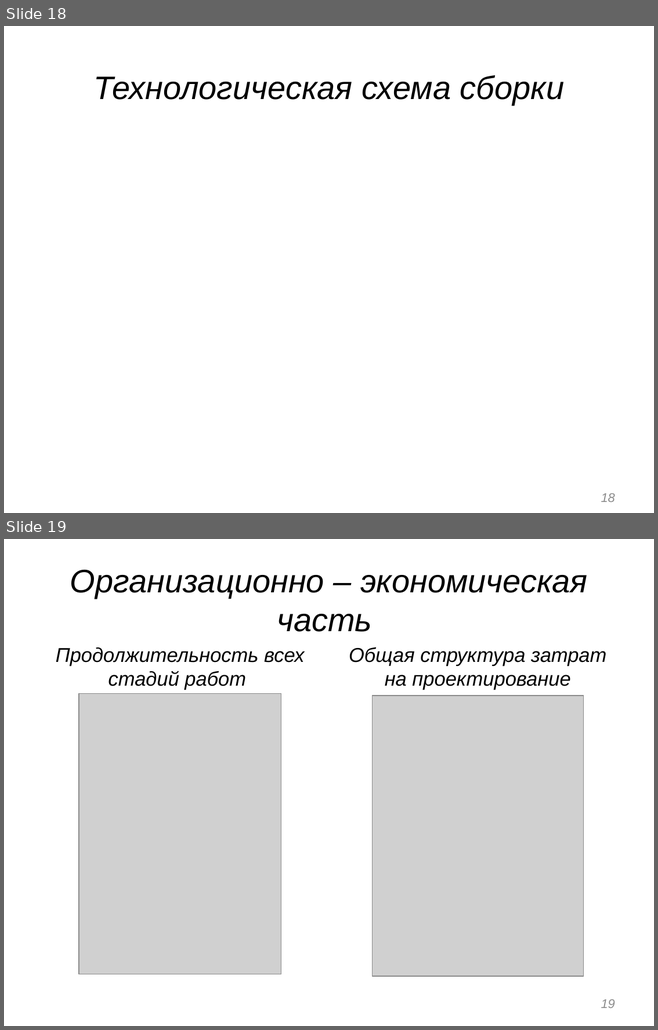
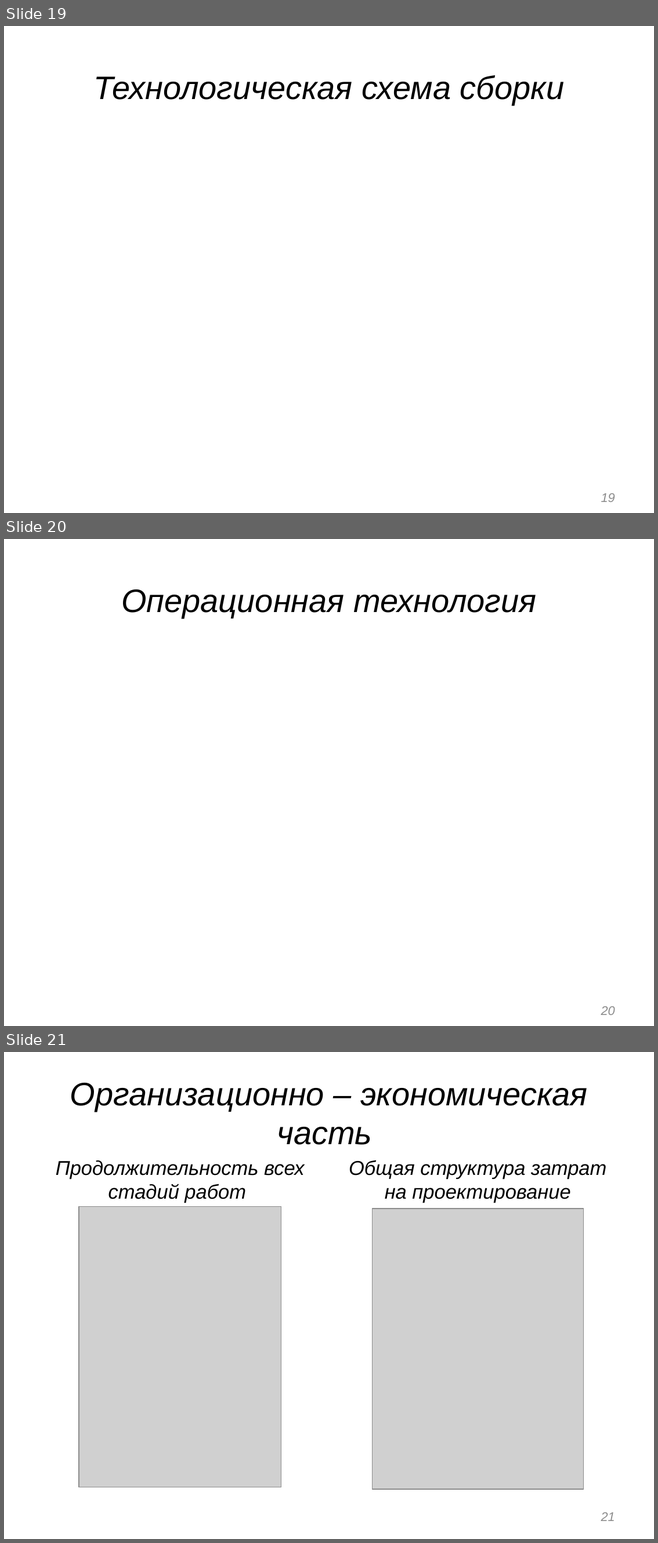
Before and after one commit to VovaRodger/Robo, a slide deck: Презентация.pptx. Shown one above the other, each under a label of ours: slides 18 and 19 before the commit, slides 19, 20 and 21 after it. The pictures are 658x1030 and 658x1543 pixels, drawn with LibreOffice and Linux fonts; fonts in the diff are those of the drawing; grey boxes stand for pictures; background and template pictures are left out. Boxes give left, top, right and bottom in pixels: in the first picture for what was removed or moved away, otherwise in the second. Text is boxed around its words. In the diff, an @@ line names an element or a change of style, - is before the commit and + after.

```diff
--- a/Презентация.pptx
+++ b/Презентация.pptx
@@ slide 20 added at [4, 539, 654, 1026], background picture (left out) @@
@@ title added at [121, 589, 536, 617], 36 pt, text #000000, italic @@
+Операционная технология
@@ page number added at [601, 1006, 615, 1015], 14 pt, text #8C8C8C, italic @@
+20
@@ what was slide 18 is now slide 19 @@
@@ page number at [601, 493, 615, 502]: text changed @@
-18
+19
@@ what was slide 19 is now slide 21 @@
@@ page number at [601, 1513, 615, 1521]: text changed @@
-19
+21
```
Also in this commit, not shown: 5 slides changed, 2 other slides added, 1 slide removed, 27 other files.
